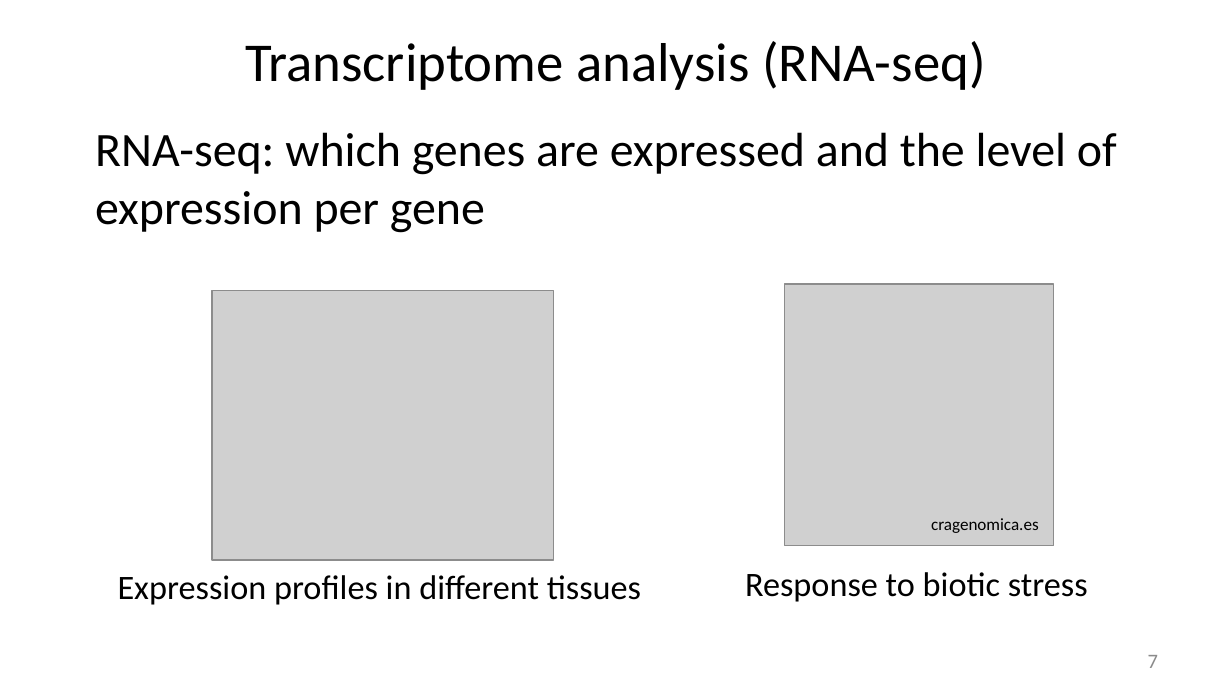
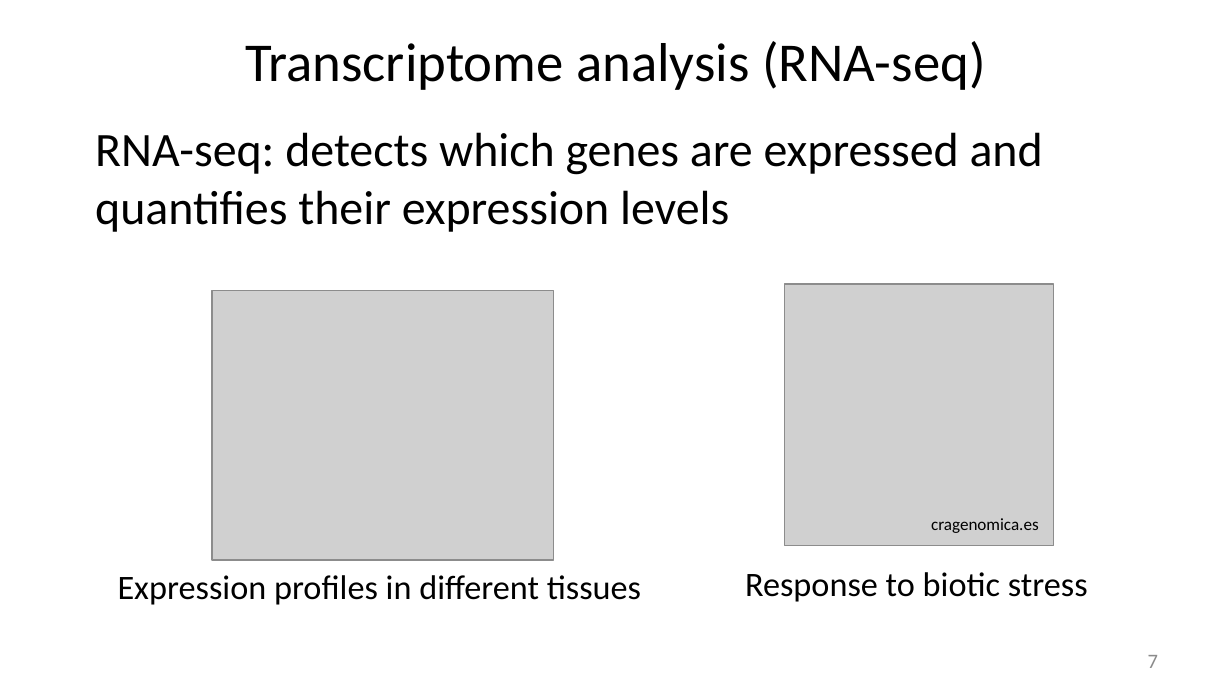
Before and after one commit to liu3zhenlab/teaching, a slide deck: slide 7 of RNA-Seq-Workshop/2026/lectures/IGF26_RNA-seq.pptx. Drawn at 1232x693 pixels with LibreOffice and Linux fonts; fonts in the diff are those of the drawing; grey boxes stand for pictures. Boxes give left, top, right and bottom in pixels: in the first picture for what was removed or moved away, otherwise in the second. Text is boxed around its words. In the diff, an @@ line names an element or a change of style, - is before the commit and + after.

```diff
--- a/RNA-Seq-Workshop/2026/lectures/IGF26_RNA-seq.pptx
+++ b/RNA-Seq-Workshop/2026/lectures/IGF26_RNA-seq.pptx
@@ text at [95, 132, 1043, 232]: text changed @@
-RNA-seq: which genes are expressed and the level of expression per gene
+RNA-seq: detects which genes are expressed and quantifies their expression levels
```
Also in this commit, not shown: 17 other slides changed, 1 slide removed.
